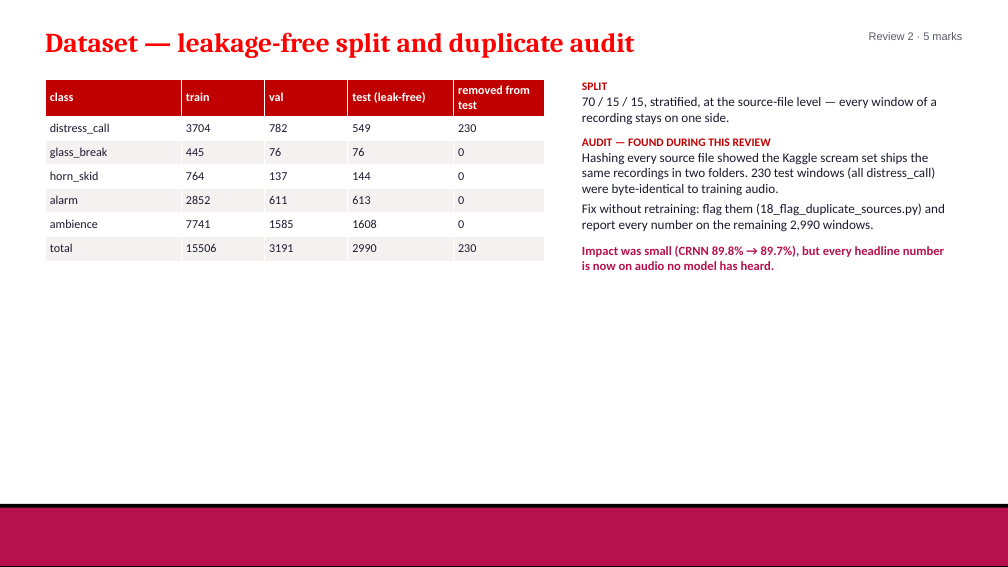
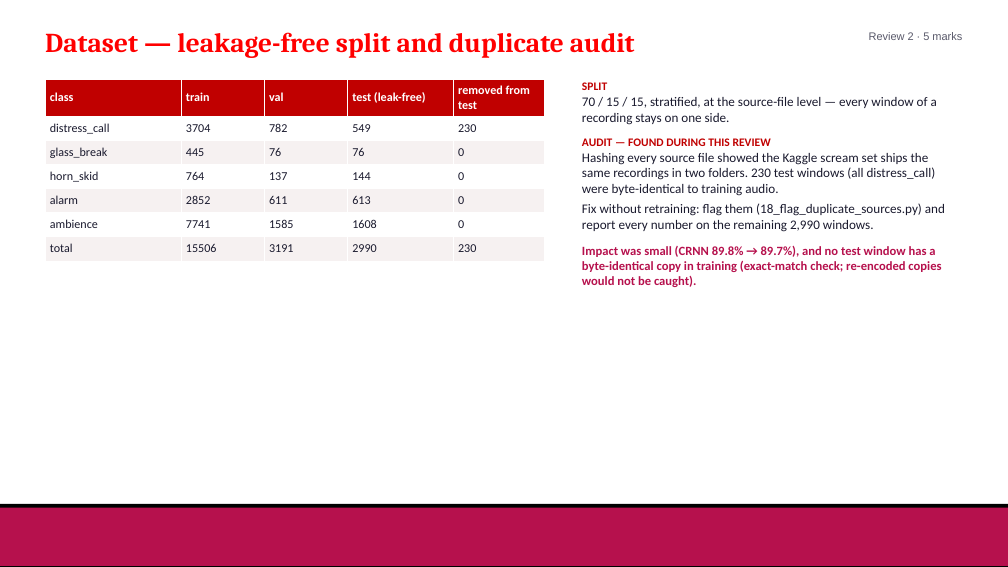
Before and after one commit to Hash-486/SafeScape, a slide deck: slide 4 of docs/Review2/SafeScape_Review2.pptx. Drawn at 1008x567 pixels with LibreOffice and Linux fonts; fonts in the diff are those of the drawing; background and template pictures are left out. Boxes give left, top, right and bottom in pixels: in the first picture for what was removed or moved away, otherwise in the second. Text is boxed around its words. In the diff, an @@ line names an element or a change of style, - is before the commit and + after.

Commit message:
Rebuild Review 2/3 decks and report with the served CRNN numbers

```diff
--- a/docs/Review2/SafeScape_Review2.pptx
+++ b/docs/Review2/SafeScape_Review2.pptx
@@ text at (582,246,941,287): text changed @@
-Impact was small (CRNN 89.8% → 89.7%), but every headline number is now on audio no model has heard.
+Impact was small (CRNN 89.8% → 89.7%), and no test window has a byte-identical copy in training (exact-match check; re-encoded copies would not be caught).
```
Also in this commit, not shown: 3 other slides changed, 7 other files.
